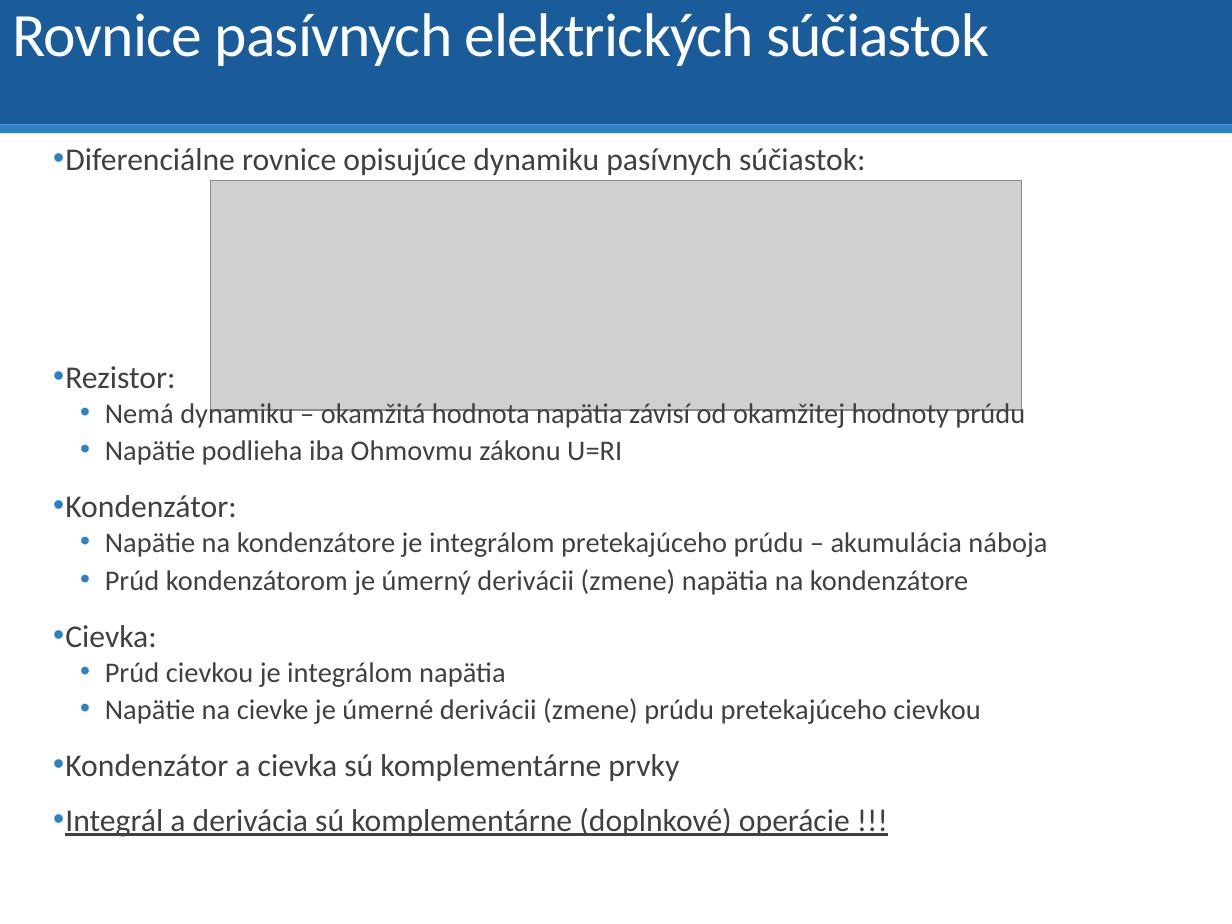
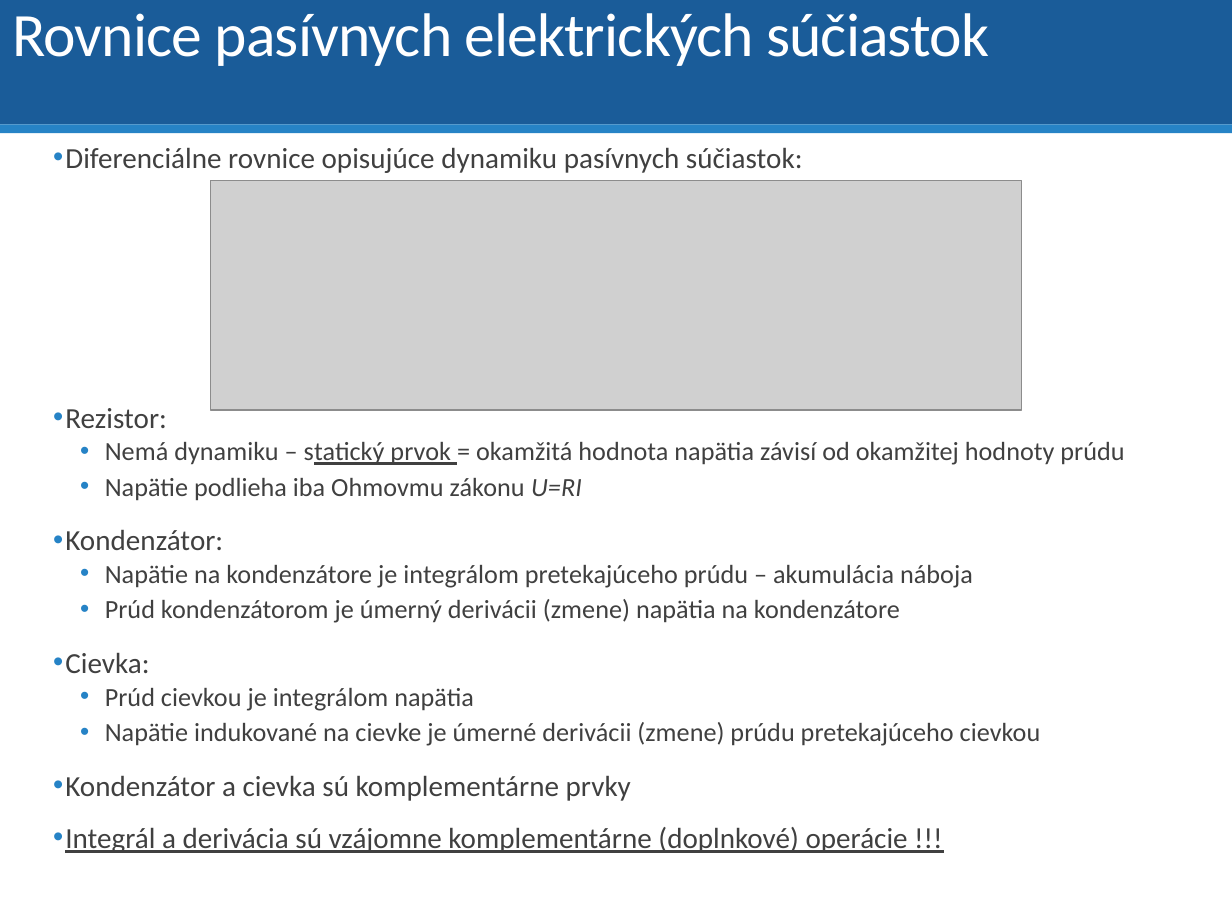
Before and after one commit to dodekm/TeamProjektKybernetika, a slide deck: slide 13 of Nove prednasky/P01_dynamika_dif_rovnice_LPT_prenosova_funkcia_modelovanie.pptx. Drawn at 1232x924 pixels with LibreOffice and Linux fonts; fonts in the diff are those of the drawing; grey boxes stand for pictures. Boxes give left, top, right and bottom in pixels: in the first picture for what was removed or moved away, otherwise in the second. Text is boxed around its words. In the diff, an @@ line names an element or a change of style, - is before the commit and + after.

```diff
--- a/Nove prednasky/P01_dynamika_dif_rovnice_LPT_prenosova_funkcia_modelovanie.pptx
+++ b/Nove prednasky/P01_dynamika_dif_rovnice_LPT_prenosova_funkcia_modelovanie.pptx
@@ text at [65, 147, 973, 801]: size 18.5 to 17 pt in "Diferenciálne rovnice opisujúce dynamiku pasívnych súčiastok ...", "Rezistor:", "Kondenzátor:", "Cievka:" and 1 more places; size 16.6 to 15.3 pt in "Napätie podlieha iba Ohmovmu zákonu U=RI", "Napätie na kondenzátore je integrálom pretekajúceho prúdu ...", "Prúd kondenzátorom je úmerný derivácii (zmene) napätia ...", "Prúd cievkou je integrálom napätia"; italic on in "U=RI" @@
@@ text at [105, 442, 1124, 465]: text changed; size 16.6 to 15.3 pt @@
-  • Nemá dynamiku – okamžitá hodnota napätia závisí od okamžitej hodnoty prúdu
+  • Nemá dynamiku – statický prvok = okamžitá hodnota napätia závisí od okamžitej hodnoty prúdu
@@ text at [105, 722, 1041, 746]: text changed; size 16.6 to 15.3 pt @@
-  • Napätie na cievke je úmerné derivácii (zmene) prúdu pretekajúceho cievkou
+  • Napätie indukované na cievke je úmerné derivácii (zmene) prúdu pretekajúceho cievkou
@@ text at [65, 827, 908, 853]: text changed; size 18.5 to 17 pt @@
-• Integrál a derivácia sú komplementárne (doplnkové) operácie !!!
+• Integrál a derivácia sú vzájomne komplementárne (doplnkové) operácie !!!
```
Also in this commit, not shown: 14 other slides changed, 4 slides added.
